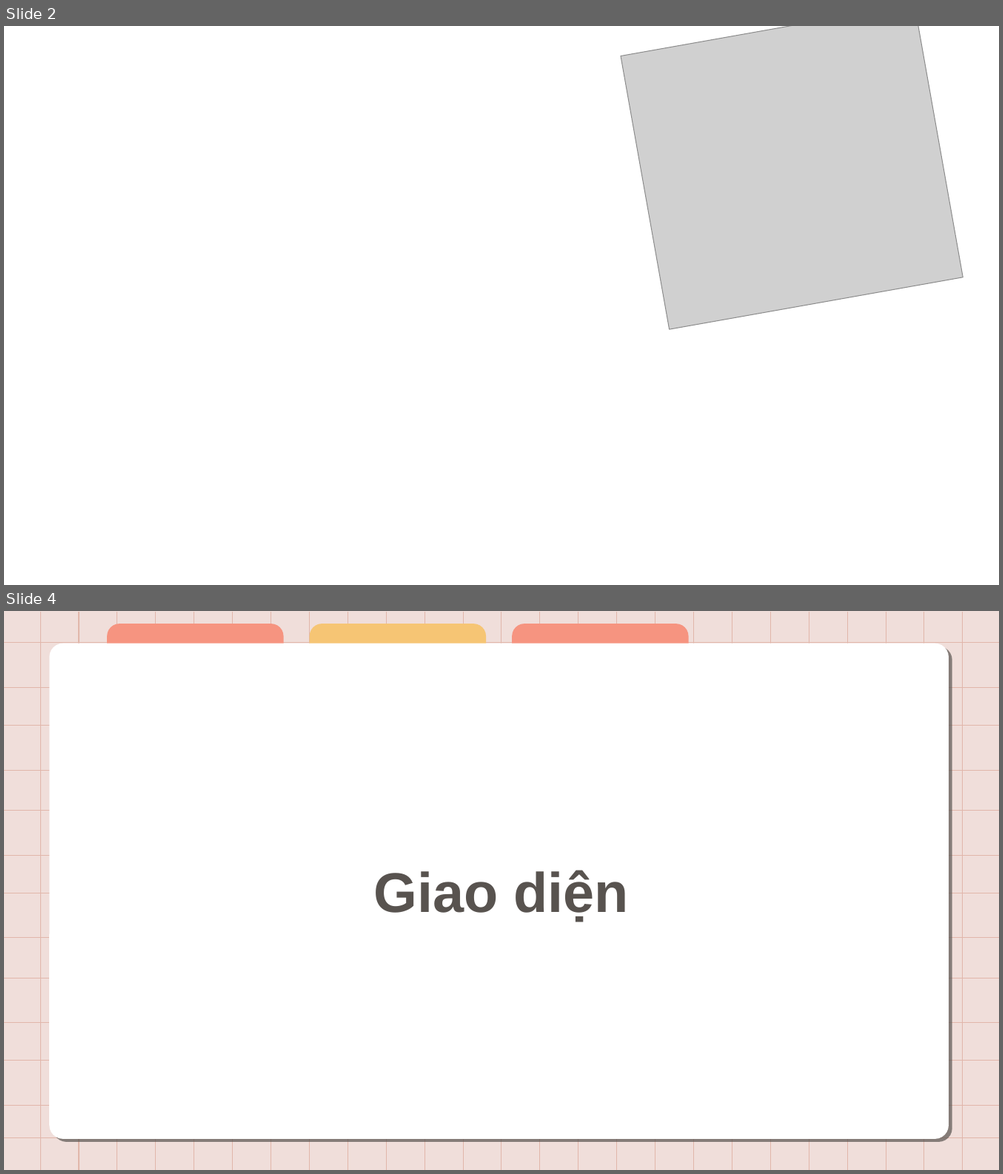
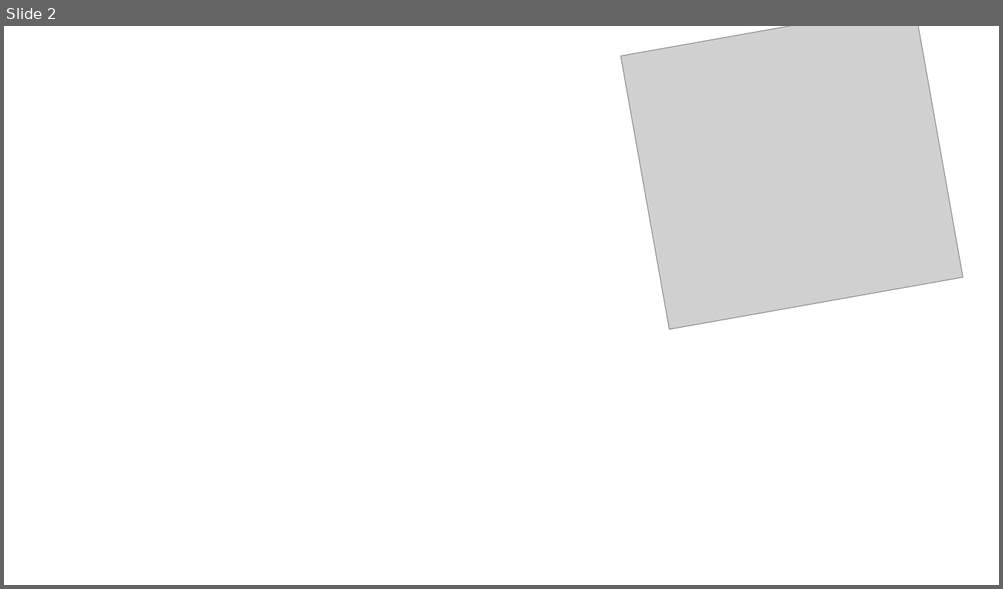
Before and after one commit to HoanxHoan/NguyenVanHoan, a slide deck: Magic of the Wild.pptx. Shown one above the other, each under a label of ours: slides 2 and 4 before the commit, slide 2 after it; the slides between them are not shown. The pictures are 1003x1174 and 1003x589 pixels, drawn with LibreOffice and Linux fonts; fonts in the diff are those of the drawing; grey boxes stand for pictures; background and template pictures are left out. Boxes give left, top, right and bottom in pixels: in the first picture for what was removed or moved away, otherwise in the second. Text is boxed around its words. In the diff, an @@ line names an element or a change of style, - is before the commit and + after.

```diff
--- a/Magic of the Wild.pptx
+++ b/Magic of the Wild.pptx
@@ slide 4 removed at [4, 611, 999, 1170], background #F0DEDA @@
@@ group removed at [50, 624, 948, 1139]: 3 round same rects, 1 rounded rectangle @@
@@ text removed at [374, 870, 629, 923] @@
-Giao diện
@@ group removed at [4, 612, 999, 1170]: 38 lines @@
```
Also in this commit, not shown: 4 slides changed, 6 slides added, 5 other slides removed, 1 other file.
